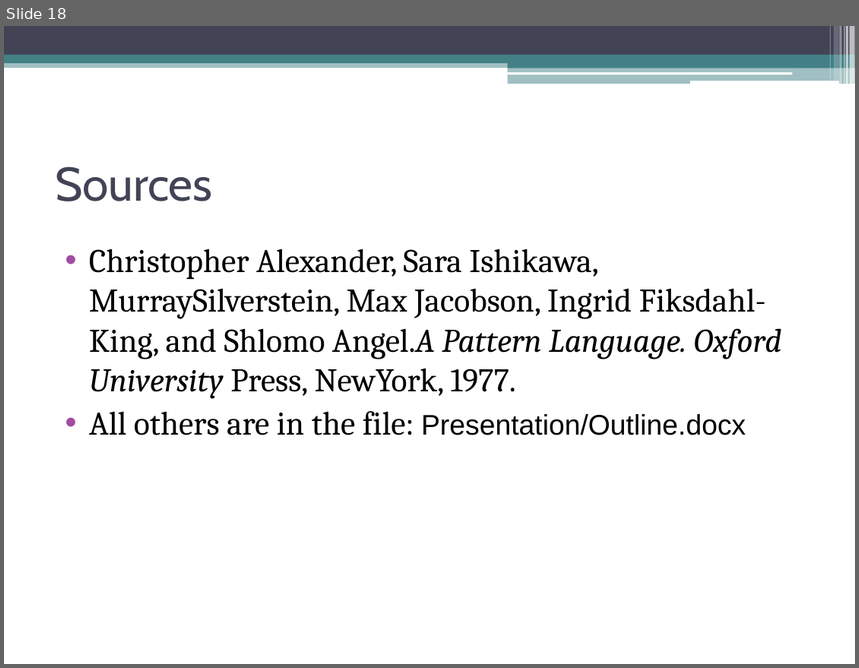
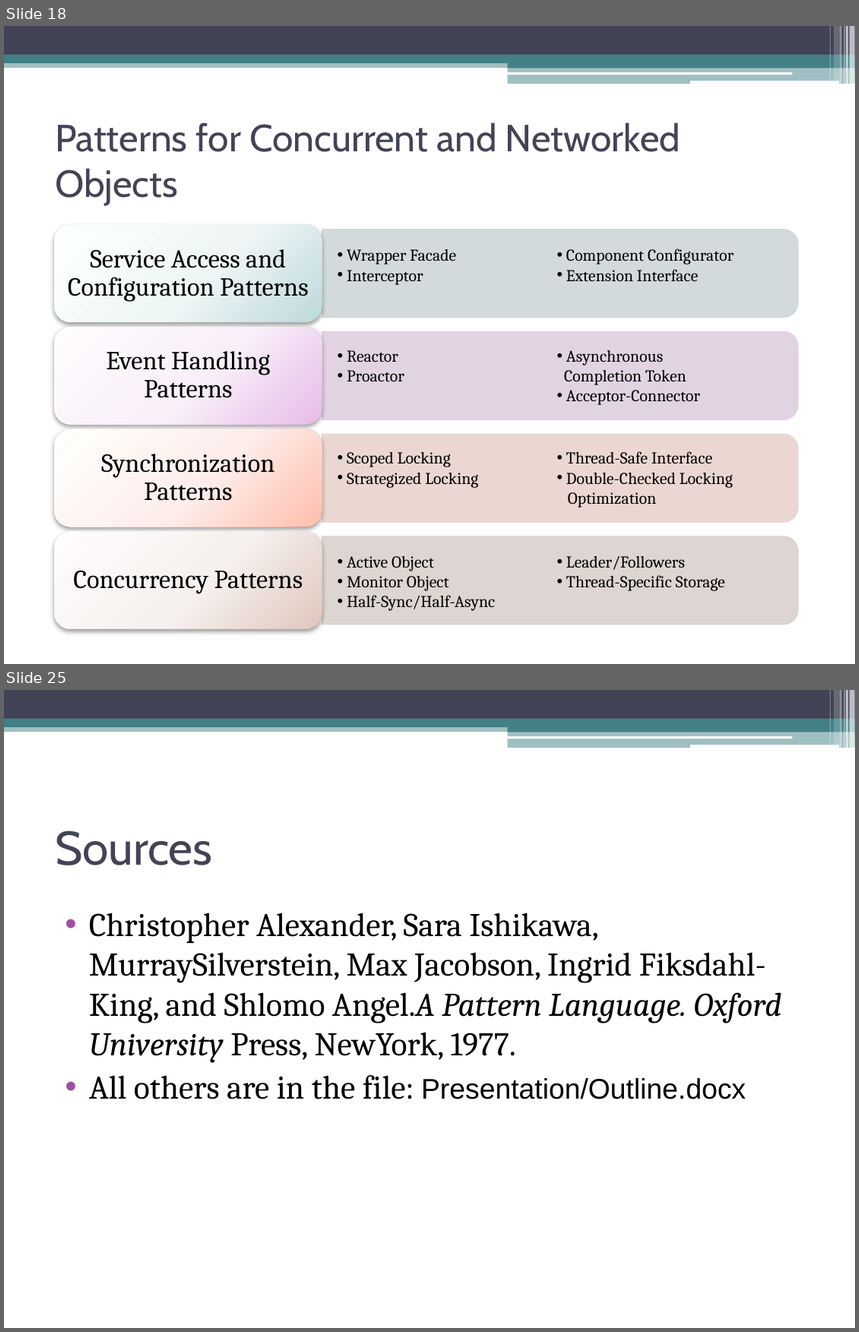
Before and after one commit to CodeLionX/ePortfolio_DesignPatterns, a slide deck: presentation/Design Patterns.pptx. Shown one above the other, each under a label of ours: slide 18 before the commit, slides 18 and 25 after it; the slides between them are not shown. The pictures are 859x668 and 859x1332 pixels, drawn with LibreOffice and Linux fonts; fonts in the diff are those of the drawing. Boxes give left, top, right and bottom in pixels: in the first picture for what was removed or moved away, otherwise in the second. Text is boxed around its words. In the diff, an @@ line names an element or a change of style, - is before the commit and + after.

Commit message:
worked on presentation and added doublecheckedlocking with singleton example

```diff
--- a/presentation/Design Patterns.pptx
+++ b/presentation/Design Patterns.pptx
@@ slide 18 added at (x1=4, y1=26, x2=855, y2=664), background #FFFFFF; not listed: 13 template elements that a slide beside it also shows @@
@@ title added at (x1=55, y1=123, x2=680, y2=205), 32 pt, text #424456 @@
+Patterns for Concurrent and Networked Objects
@@ group added at (x1=54, y1=224, x2=799, y2=629): 8 texts, 4 round same rects, 4 rounded rectangles @@
+Service Access and Configuration Patterns
+Event Handling Patterns
+Synchronization Patterns
+Concurrency Patterns
+• Wrapper Facade
+• Interceptor
+• Component Configurator
+• Extension Interface
+• Reactor
+• Proactor
+• Asynchronous
+  Completion Token
+• Acceptor-Connector
+• Scoped Locking
+• Strategized Locking
+• Thread-Safe Interface
+• Double-Checked Locking
+  Optimization
+• Active Object
+• Monitor Object
+• Half-Sync/Half-Async
+• Leader/Followers
+• Thread-Specific Storage
@@ what was slide 18 is now slide 25 @@
```
Also in this commit, not shown: 1 slide changed, 6 other slides added, 1 other file.
